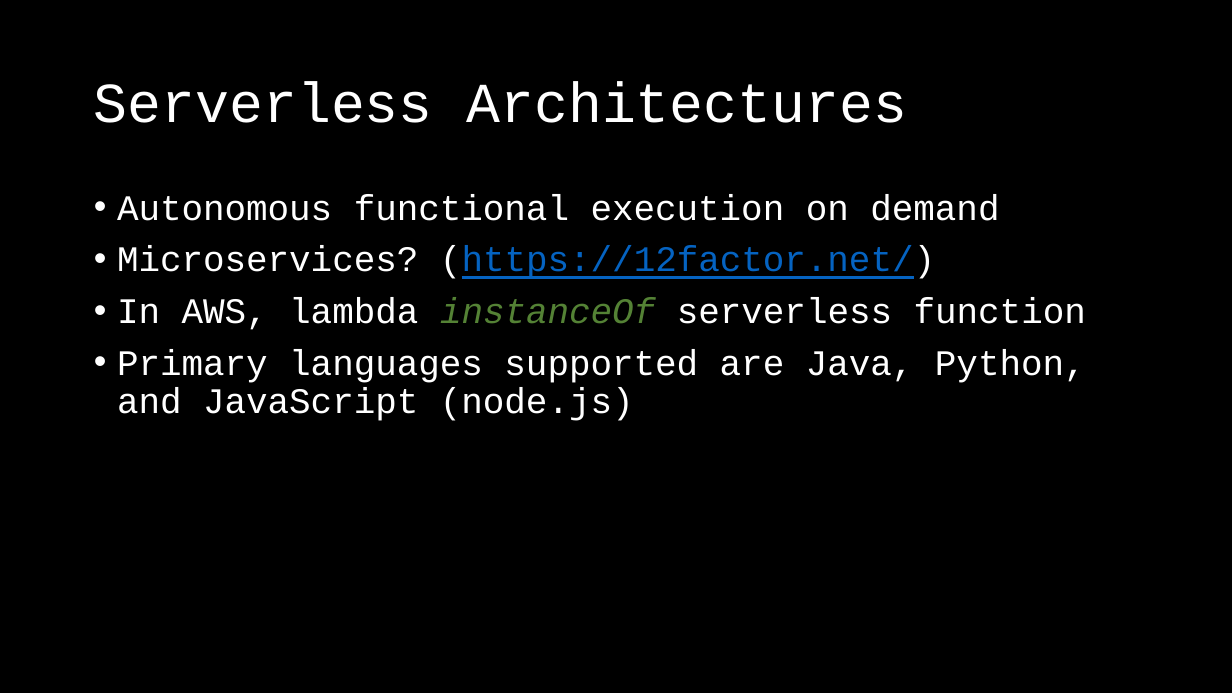
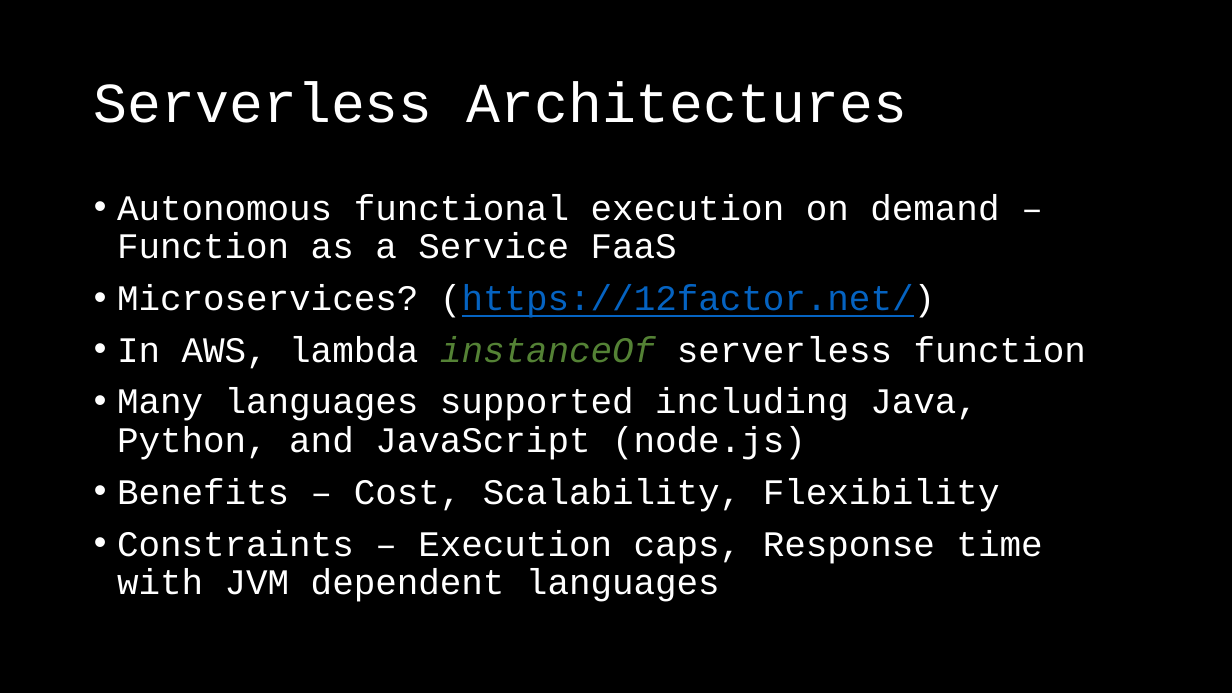
Before and after one commit to rsnestor/slac, a slide deck: slide 10 of doc/slac_slides.pptx (slide 7 before the commit). Drawn at 1232x693 pixels with LibreOffice and Linux fonts; fonts in the diff are those of the drawing. Boxes give left, top, right and bottom in pixels: in the first picture for what was removed or moved away, otherwise in the second. Text is boxed around its words. In the diff, an @@ line names an element or a change of style, - is before the commit and + after.

```diff
--- a/doc/slac_slides.pptx
+++ b/doc/slac_slides.pptx
@@ text at bbox=[117, 194, 999, 259]: text changed @@
-• Autonomous functional execution on demand
+• Autonomous functional execution on demand – Function as a Service FaaS
@@ text at bbox=[117, 388, 1042, 602]: text changed @@
-• Primary languages supported are Java, Python, and JavaScript (node.js)
+• Many languages supported including Java, Python, and JavaScript (node.js)
+• Benefits – Cost, Scalability, Flexibility
+• Constraints – Execution caps, Response time with JVM dependent languages
```
Also in this commit, not shown: 4 other slides changed, 10 slides added, 1 slide removed, 9 other files.
